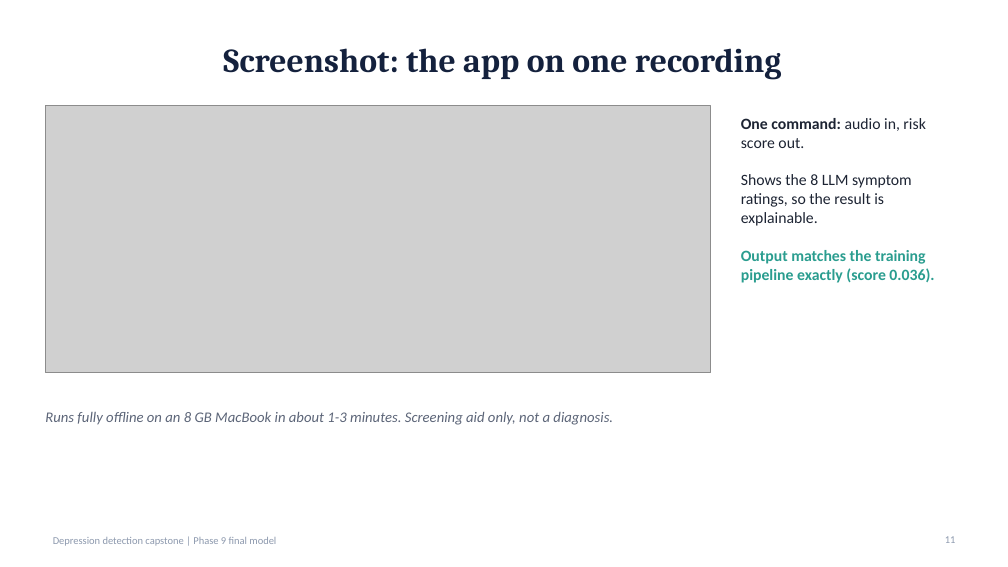
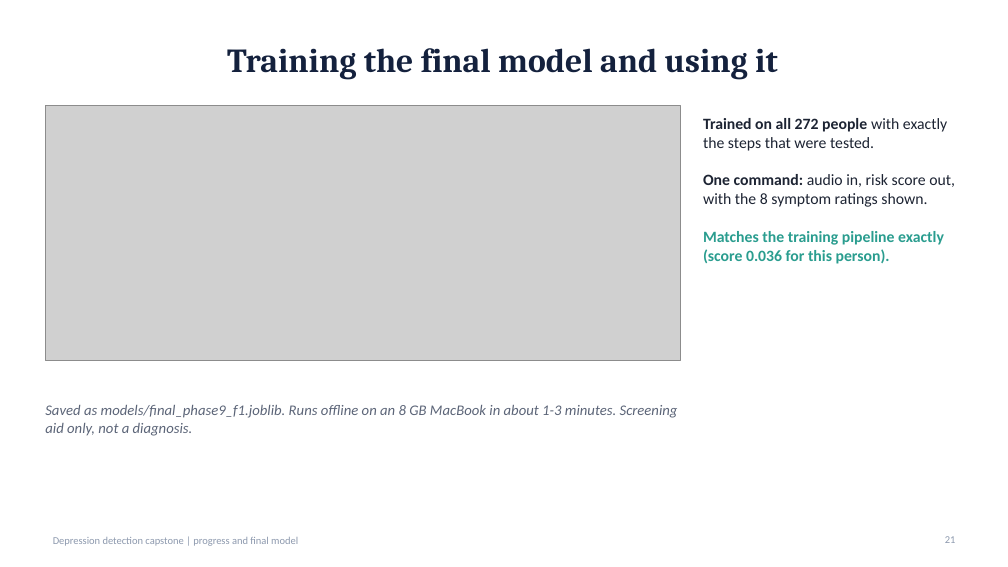
Before and after one commit to Vivan182005/depression-detection, a slide deck: slide 21 of reports/research_v2/Final_Model_Results.pptx (slide 11 before the commit). Drawn at 1008x567 pixels with LibreOffice and Linux fonts; fonts in the diff are those of the drawing; grey boxes stand for pictures. Boxes give left, top, right and bottom in pixels: in the first picture for what was removed or moved away, otherwise in the second. Text is boxed around its words. In the diff, an @@ line names an element or a change of style, - is before the commit and + after.

```diff
--- a/reports/research_v2/Final_Model_Results.pptx
+++ b/reports/research_v2/Final_Model_Results.pptx
@@ title at <box>227,48,778,80</box>: text changed @@
-Screenshot: the app on one recording
+Training the final model and using it
@@ picture: place and size @@
-picture at <box>45,106,711,373</box>
+picture at <box>45,106,681,361</box>
@@ text at <box>703,118,955,264</box>: text changed; bold on @@
-One command: audio in, risk score out.
-Shows the 8 LLM symptom ratings, so the result is explainable.
-Output matches the training pipeline exactly (score 0.036).
+Trained on all 272 people with exactly the steps that were tested.
+One command: audio in, risk score out, with the 8 symptom ratings shown.
+Matches the training pipeline exactly (score 0.036 for this person).
@@ text at <box>45,405,678,436</box>: text changed @@
-Runs fully offline on an 8 GB MacBook in about 1-3 minutes. Screening aid only, not a diagnosis.
+Saved as models/final_phase9_f1.joblib. Runs offline on an 8 GB MacBook in about 1-3 minutes. Screening aid only, not a diagnosis.
@@ text at <box>53,537,298,546</box>: text changed @@
-Depression detection capstone | Phase 9 final model
+Depression detection capstone | progress and final model
```
Also in this commit, not shown: 9 other slides changed, 13 slides added, 3 slides removed, 5 other files.
